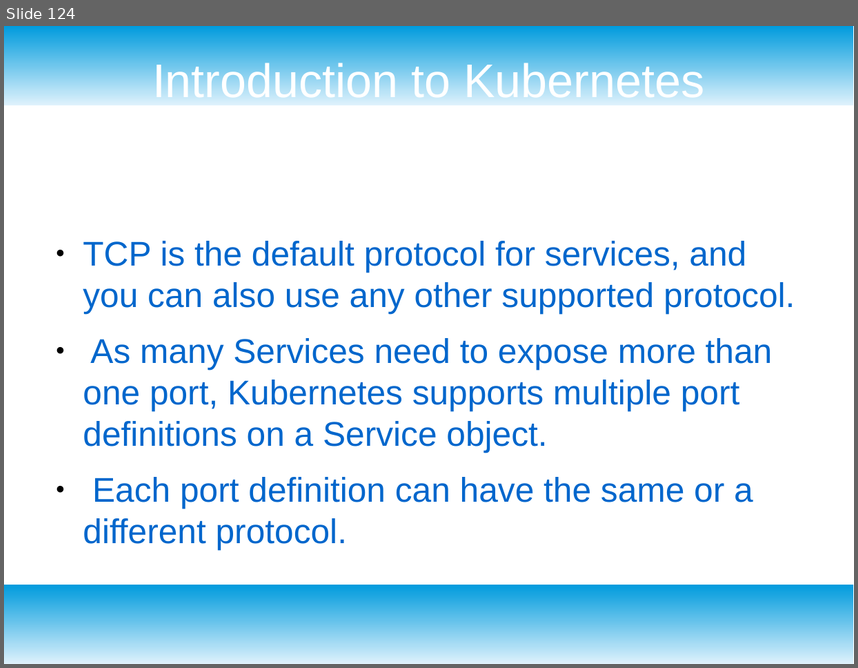
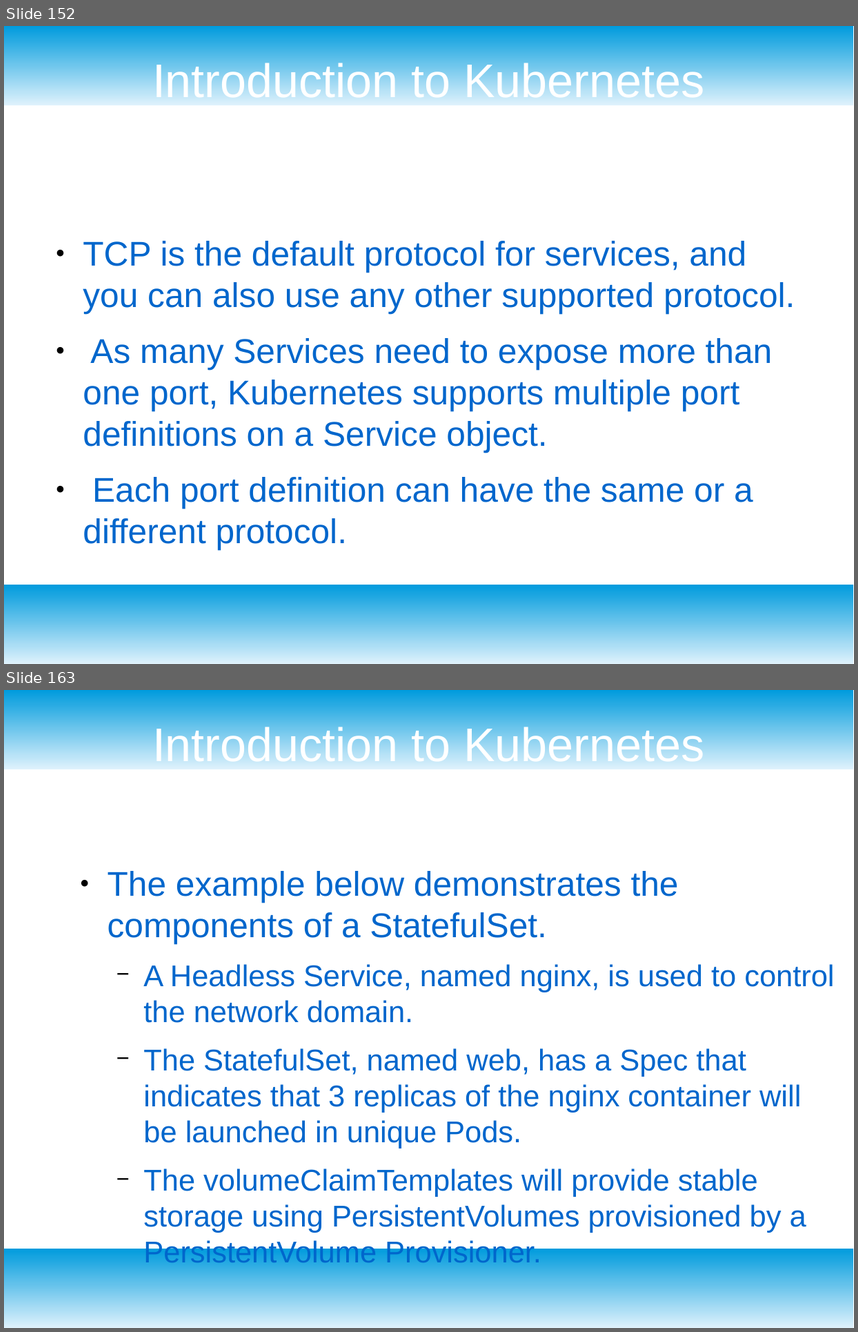
Before and after one commit to redmage123/kubernetes-course, a slide deck: docs/Kubernetes slides.odp. Shown one above the other, each under a label of ours: slide 124 before the commit, slides 152 and 163 after it; the slides between them are not shown. The pictures are 858x668 and 858x1332 pixels, drawn with LibreOffice and Linux fonts; fonts in the diff are those of the drawing. Boxes give left, top, right and bottom in pixels: in the first picture for what was removed or moved away, otherwise in the second. Text is boxed around its words. In the diff, an @@ line names an element or a change of style, - is before the commit and + after.

```diff
--- a/docs/Kubernetes slides.odp
+++ b/docs/Kubernetes slides.odp
@@ slide 163 added at box(4, 690, 854, 1328), background #FFFFFF; not listed: 2 template elements that a slide beside it also shows @@
@@ title added at box(152, 723, 704, 769), 44 pt, text #FFFFFF @@
+Introduction to Kubernetes
@@ text added at box(107, 871, 834, 1262), 28 pt, text #0066CC @@
+● The example below demonstrates the components of a StatefulSet.
+  − A Headless Service, named nginx, is used to control the network domain.
+  − The StatefulSet, named web, has a Spec that indicates that 3 replicas of the nginx container will be launched in unique Pods.
+  − The volumeClaimTemplates will provide stable storage using PersistentVolumes provisioned by a PersistentVolume Provisioner.
@@ what was slide 124 is now slide 152 @@
```
Also in this commit, not shown: 117 other slides added, 18 other files.
